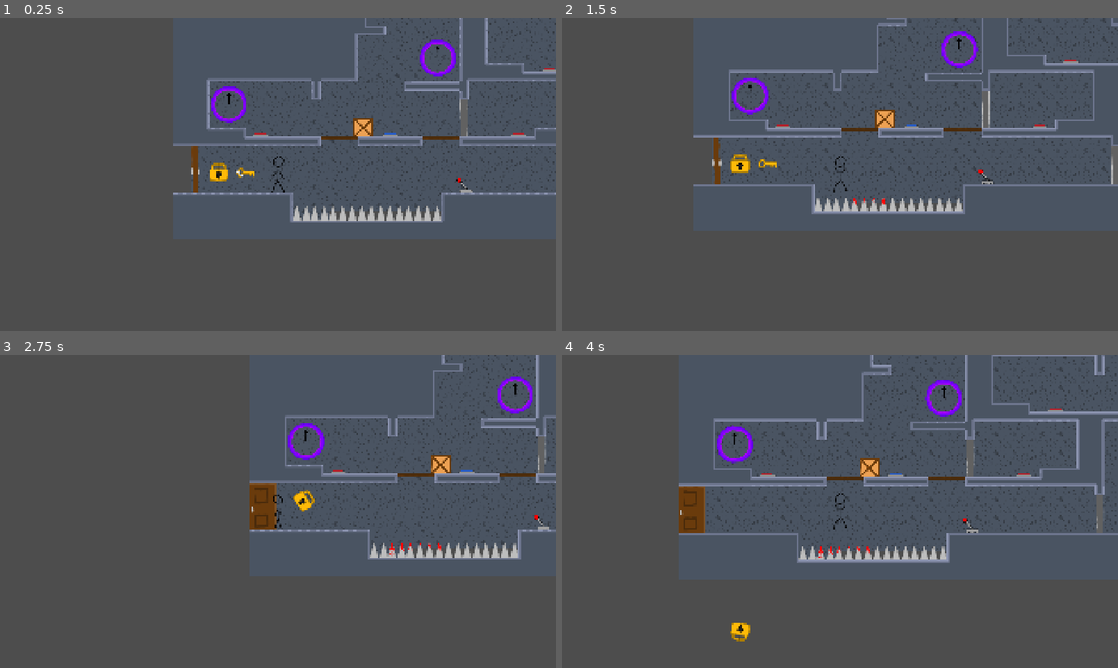
Above: before the commit, frames 1-4 (two rows, left to right).
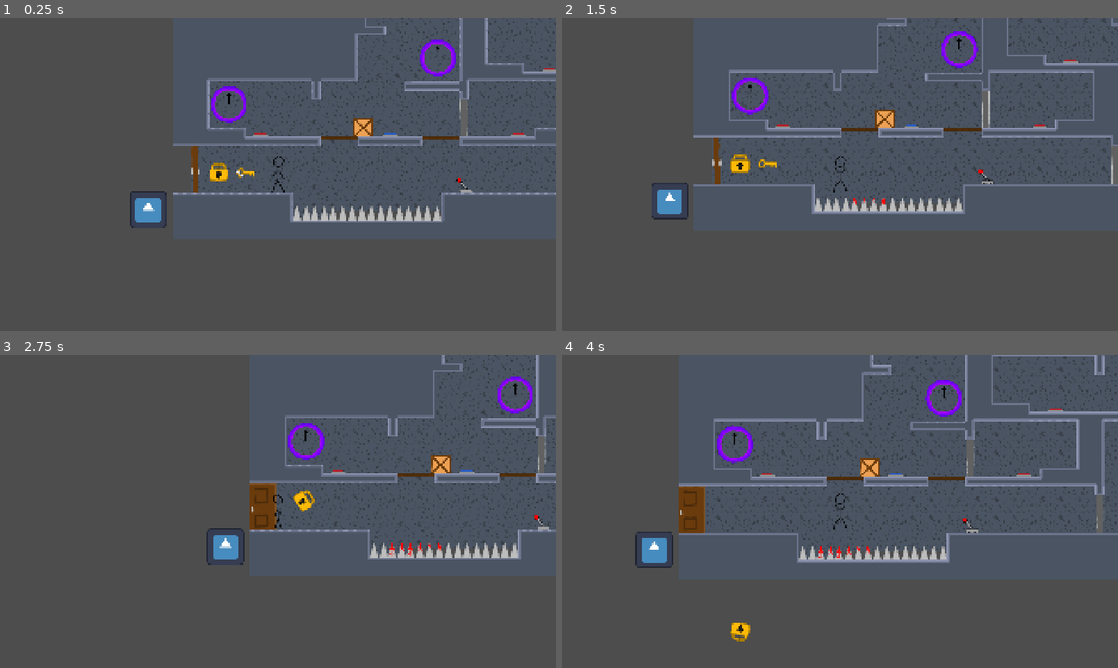
Above: after the commit, the same moments.

Repository: Crimbane/puzzle-platformer
Game: Godot game, scene res://Scenes/main.tscn
Same seed, same stepped clock (60 frames per second), same inputs: the game is played once before the commit and once after it. The engine's default icon, where the game draws it, is replaced by a stand-in: a white triangle on a blue panel in a dark square.
Inputs:
- Up to frame 1 (0.25 s): no input
- Up to frame 2 (1.5 s): hold D (Move Right) from 0.53 s (still down); tap C (Crouch) at 0.6 s; tap Space (Jump) at 0.77 s; tap E (Interact) at 1.35 s
- Up to frame 3 (2.75 s): tap Space (Jump) at 1.52 s; release D (Move Right) at 2.03 s; hold A (Move Left) from 2.03 s (still down); tap C (Crouch) at 2.1 s
- Up to frame 4 (4 s): release A (Move Left) at 2.78 s; hold D (Move Right) from 2.78 s (still down); tap E (Interact) at 2.85 s; tap Space (Jump) at 3.02, 3.77 s; tap C (Crouch) at 3.6 s

The runs differ from the first frame. In frame 1, 0.5% of the frame differs, in the area x 23-30%, y 55-68%; in frame 2, 0.4%; in frame 3, 0.5%; in frame 4, 0.5%, in the area x 13-53%, y 56-68%.

Commit message:
Main menu playable, Load next scene
Replaced sprites with scene objects.
Load next scene scene. Sceneception.
Lowered portal use volume.

Main and menu scenes got corrupted, but I fixed it.

Diff:
--- /dev/null
+++ b/Scenes/coins.tscn
@@ -0,0 +1,23 @@
+[gd_scene format=3 uid="uid://5rieeta81ud7"]
+
+[ext_resource type="Script" uid="uid://dg7ywtymmex71" path="res://coins.gd" id="1_m2shm"]
+[ext_resource type="AudioStream" uid="uid://dyv15iue4rk4v" path="res://Assets/Sounds/Key Pickup - Pick Up Jewlery A.wav" id="2_nolx5"]
+[ext_resource type="Texture2D" uid="uid://dhkeuo1yrjlc8" path="res://Assets/Art/Coin pile.png" id="3_voadd"]
+
+[sub_resource type="RectangleShape2D" id="RectangleShape2D_t1yug"]
+size = Vector2(32, 42)
+
+[node name="Coins" type="Area2D" unique_id=1205373579]
+script = ExtResource("1_m2shm")
+
+[node name="CollisionShape2D" type="CollisionShape2D" parent="." unique_id=1705282384]
+position = Vector2(-1, -1)
+shape = SubResource("RectangleShape2D_t1yug")
+
+[node name="AudioStreamPlayer2D" type="AudioStreamPlayer2D" parent="." unique_id=1334210927]
+stream = ExtResource("2_nolx5")
+volume_db = 2.761
+
+[node name="Sprite2D" type="Sprite2D" parent="." unique_id=925946306]
+scale = Vector2(0.36, 0.36)
+texture = ExtResource("3_voadd")
--- /dev/null
+++ b/Scenes/load_next_scene.tscn
@@ -0,0 +1,17 @@
+[gd_scene format=3 uid="uid://j8f1b3gybst2"]
+
+[ext_resource type="Script" uid="uid://c7jp3ati00tlj" path="res://load_next_scene.gd" id="1_0gh3a"]
+[ext_resource type="Texture2D" uid="uid://qya0wfq1g5qo" path="res://Assets/icon.svg" id="2_j0pbl"]
+
+[sub_resource type="RectangleShape2D" id="RectangleShape2D_t1yug"]
+size = Vector2(115, 115)
+
+[node name="Load Next Scene" type="Area2D" unique_id=97781926]
+script = ExtResource("1_0gh3a")
+
+[node name="Sprite2D" type="Sprite2D" parent="." unique_id=229385068]
+texture = ExtResource("2_j0pbl")
+
+[node name="CollisionShape2D" type="CollisionShape2D" parent="." unique_id=1070335768]
+position = Vector2(0.5, -0.5)
+shape = SubResource("RectangleShape2D_t1yug")
--- a/Scenes/main.tscn
+++ b/Scenes/main.tscn
@@ -18,6 +18,7 @@
 [ext_resource type="PackedScene" uid="uid://bwghxjlasmyb8" path="res://Scenes/wooden_platform.tscn" id="16_k12tt"]
 [ext_resource type="Texture2D" uid="uid://da81fcqu86xsc" path="res://Assets/Art/Door closed.png" id="17_b3802"]
 [ext_resource type="Texture2D" uid="uid://vloykh261yim" path="res://Assets/Art/Door open.png" id="18_fevyy"]
+[ext_resource type="PackedScene" uid="uid://j8f1b3gybst2" path="res://Scenes/load_next_scene.tscn" id="19_fevyy"]
 
 [sub_resource type="RectangleShape2D" id="RectangleShape2D_fjc7g"]
 size = Vector2(32, 160)
@@ -273,6 +274,10 @@
 [node name="Spikes2" parent="." unique_id=1516483598 instance=ExtResource("6_21xkr")]
 position = Vector2(2975, 667)
 
+[node name="Load Next Scene" parent="." unique_id=97781926 instance=ExtResource("19_fevyy")]
+position = Vector2(717, 2683)
+nextScenePath = "uid://cewqlvpyoluew"
+
 [connection signal="body_entered" from="Spikes/Spikes1" to="Player" method="_on_spikes_body_entered"]
 [connection signal="leverInteract" from="Player" to="Lever" method="_on_lever_interacted"]
 [connection signal="body_entered" from="Lever" to="Player" method="_on_lever_body_entered"]
--- a/Assets/Art/main_menu_art.tscn
+++ b/Scenes/main_menu.tscn
@@ -1,20 +1,21 @@
 [gd_scene format=4 uid="uid://cewqlvpyoluew"]
 
-[ext_resource type="PackedScene" uid="uid://cq0hjewwabrwo" path="res://Scenes/tile_map_layer.tscn" id="1_sc8nw"]
-[ext_resource type="Texture2D" uid="uid://cvncb3jas403" path="res://Assets/Art/Spikes blood big.png" id="2_fe071"]
-[ext_resource type="Texture2D" uid="uid://y2jvyo8tec8p" path="res://Assets/Art/Spikes blood 2.png" id="3_765p0"]
-[ext_resource type="Texture2D" uid="uid://ec8mqaqp1wq" path="res://Assets/Art/Key.png" id="4_r3km6"]
-[ext_resource type="Texture2D" uid="uid://da81fcqu86xsc" path="res://Assets/Art/Door closed.png" id="5_pcwj3"]
-[ext_resource type="Texture2D" uid="uid://cw34n3lwsp03h" path="res://Assets/Art/Lock.png" id="7_rqxyr"]
-[ext_resource type="Texture2D" uid="uid://b015if8axqh78" path="res://Assets/Art/Spikes.png" id="8_6k6ty"]
-[ext_resource type="Texture2D" uid="uid://4ikl0k5nvxsh" path="res://Assets/Art/Wooden platform.png" id="9_7agwx"]
-[ext_resource type="Texture2D" uid="uid://c4yb8b7bjr6c4" path="res://Assets/Art/Tiles/Background.png" id="10_765p0"]
-[ext_resource type="Texture2D" uid="uid://bb2w7f6wp3bin" path="res://Assets/Art/Box.png" id="10_enqu0"]
-[ext_resource type="Texture2D" uid="uid://sw7273i5v3l3" path="res://Assets/Art/Chest.png" id="11_r3km6"]
-[ext_resource type="Texture2D" uid="uid://dhkeuo1yrjlc8" path="res://Assets/Art/Coin pile.png" id="12_pcwj3"]
+[ext_resource type="PackedScene" uid="uid://bdw1uarwohnlv" path="res://Scenes/player.tscn" id="1_5egv6"]
+[ext_resource type="PackedScene" uid="uid://cq0hjewwabrwo" path="res://Scenes/tile_map_layer.tscn" id="2_vtepg"]
+[ext_resource type="Texture2D" uid="uid://da81fcqu86xsc" path="res://Assets/Art/Door closed.png" id="3_8dnnj"]
+[ext_resource type="Texture2D" uid="uid://c4yb8b7bjr6c4" path="res://Assets/Art/Tiles/Background.png" id="4_m3bi6"]
+[ext_resource type="Texture2D" uid="uid://sw7273i5v3l3" path="res://Assets/Art/Chest.png" id="5_wyh8j"]
+[ext_resource type="PackedScene" uid="uid://qym1xj7gedbt" path="res://Scenes/spikes.tscn" id="6_ujyyl"]
+[ext_resource type="PackedScene" uid="uid://du40u4yaavxrc" path="res://Scenes/key.tscn" id="7_mkpwh"]
+[ext_resource type="PackedScene" uid="uid://bwghxjlasmyb8" path="res://Scenes/wooden_platform.tscn" id="8_4nkqq"]
+[ext_resource type="PackedScene" uid="uid://c1oavcobkgy8b" path="res://Scenes/box.tscn" id="9_ehtkc"]
+[ext_resource type="PackedScene" uid="uid://d2bmvbksqq2fv" path="res://Scenes/lock.tscn" id="10_6dk6o"]
+[ext_resource type="PackedScene" uid="uid://5rieeta81ud7" path="res://Scenes/coins.tscn" id="11_jr6u5"]
+[ext_resource type="PackedScene" uid="uid://j8f1b3gybst2" path="res://Scenes/load_next_scene.tscn" id="12_6m47u"]
+[ext_resource type="Texture2D" uid="uid://vloykh261yim" path="res://Assets/Art/Door open.png" id="14_vtepg"]
 
 [sub_resource type="TileSetAtlasSource" id="TileSetAtlasSource_okp8f"]
-texture = ExtResource("10_765p0")
+texture = ExtResource("4_m3bi6")
 texture_region_size = Vector2i(32, 32)
 0:0/0 = 0
 0:1/0 = 0
@@ -25,72 +26,88 @@
 tile_size = Vector2i(32, 32)
 sources/0 = SubResource("TileSetAtlasSource_okp8f")
 
+[sub_resource type="RectangleShape2D" id="RectangleShape2D_8dnnj"]
+size = Vector2(32, 160)
+
 [node name="Main menu art" type="Node" unique_id=1993291430]
 
-[node name="TileMapLayer" parent="." unique_id=1070660664 instance=ExtResource("1_sc8nw")]
+[node name="Player" parent="." unique_id=1687183133 instance=ExtResource("1_5egv6")]
+position = Vector2(1156, 648)
+
+[node name="TileMapLayer" parent="." unique_id=1070660664 instance=ExtResource("2_vtepg")]
 tile_map_data = PackedByteArray("AAAAABsAAgAJAAEAAAABABsAAgAHAAAAAAACABsAAgAHAAAAAAADABsAAgAHAAAAAAAEABsAAgAHAAAAAAAFAB …(8656 unchanged characters)…
-
-[node name="SpikesBlood2" type="Sprite2D" parent="." unique_id=423690683]
-position = Vector2(1685.9125, 830.5)
-texture = ExtResource("2_fe071")
-
-[node name="SpikesBlood3" type="Sprite2D" parent="." unique_id=573960068]
-position = Vector2(1854.9125, 724.5)
-rotation = 4.712389
-texture = ExtResource("3_765p0")
-
-[node name="Key" type="Sprite2D" parent="." unique_id=627963341]
-position = Vector2(1831.9125, 823.5)
-texture = ExtResource("4_r3km6")
-
-[node name="DoorClosed" type="Sprite2D" parent="." unique_id=137340688]
-position = Vector2(250.9125, 784.5)
-scale = Vector2(1, 0.98)
-texture = ExtResource("5_pcwj3")
-
-[node name="Lock" type="Sprite2D" parent="." unique_id=521414292]
-position = Vector2(307.9125, 778.5)
-texture = ExtResource("7_rqxyr")
-
-[node name="Spikes" type="Sprite2D" parent="." unique_id=1725669642]
-position = Vector2(1572.9125, 831.5)
-texture = ExtResource("3_765p0")
-
-[node name="Spikes2" type="Sprite2D" parent="." unique_id=1636668460]
-position = Vector2(1854.9125, 611.5)
-rotation = 4.712389
-texture = ExtResource("8_6k6ty")
-
-[node name="WoodenPlatform" type="Sprite2D" parent="." unique_id=1668684397]
-position = Vector2(1535.9125, 681.5)
-texture = ExtResource("9_7agwx")
-
-[node name="Box" type="Sprite2D" parent="." unique_id=285589692]
-position = Vector2(1575.9125, 644.5)
-scale = Vector2(0.5, 0.5)
-texture = ExtResource("10_enqu0")
-
-[node name="WoodenPlatform2" type="Sprite2D" parent="." unique_id=1615168912]
-position = Vector2(1407.9125, 681.5)
-texture = ExtResource("9_7agwx")
+metadata/_edit_lock_ = true
 
 [node name="TileMapBackground" type="TileMapLayer" parent="." unique_id=2020845522]
 z_index = -10
 tile_map_data = PackedByteArray("AAABAAcAAAACAAAAAAABAAgAAAACAAAAAAABAAkAAAACAAAAAAABAAoAAAACAAAAAAABAAsAAAACAAAAAAACAA …(23824 unchanged characters)…
 tile_set = SubResource("TileSet_rqxyr")
+metadata/_edit_lock_ = true
 
 [node name="Chest" type="Sprite2D" parent="." unique_id=869521862]
 position = Vector2(78.9125, 830.5)
 scale = Vector2(0.695, 0.695)
-texture = ExtResource("11_r3km6")
+texture = ExtResource("5_wyh8j")
 
-[node name="CoinPile" type="Sprite2D" parent="." unique_id=948002212]
-position = Vector2(146, 848.99994)
-scale = Vector2(0.36, 0.36)
-texture = ExtResource("12_pcwj3")
+[node name="Spikes3" parent="." unique_id=1336630672 instance=ExtResource("6_ujyyl")]
+position = Vector2(1573, 832)
+spikeSprite = "Blood2"
 
-[node name="CoinPile2" type="Sprite2D" parent="." unique_id=1442023172]
+[node name="Spikes" parent="." unique_id=681417153 instance=ExtResource("6_ujyyl")]
+position = Vector2(1686, 831)
+spikeSprite = "Big blood"
+
+[node name="Spikes4" parent="." unique_id=1726411069 instance=ExtResource("6_ujyyl")]
+position = Vector2(1855, 582)
+rotation = 4.712389
+
+[node name="Spikes2" parent="." unique_id=907053795 instance=ExtResource("6_ujyyl")]
+position = Vector2(1855, 695)
+rotation = 4.712389
+spikeSprite = "Blood2"
+
+[node name="Key" parent="." unique_id=397903744 instance=ExtResource("7_mkpwh")]
+position = Vector2(1832, 824)
+
+[node name="WoodenPlatform3" parent="." unique_id=404044254 instance=ExtResource("8_4nkqq")]
+position = Vector2(1408, 682)
+
+[node name="WoodenPlatform" parent="." unique_id=1627728323 instance=ExtResource("8_4nkqq")]
+position = Vector2(1536, 682)
+
+[node name="Box2" parent="." unique_id=210537248 groups=["Boxes"] instance=ExtResource("9_ehtkc")]
+position = Vector2(1576, 644)
+
+[node name="Lock2" parent="." unique_id=1539881253 node_paths=PackedStringArray("finalDoor") instance=ExtResource("10_6dk6o")]
+position = Vector2(309, 778)
+finalDoor = NodePath("../Final Door")
+
+[node name="Coins" parent="." unique_id=1205373579 instance=ExtResource("11_jr6u5")]
+position = Vector2(147, 849)
+
+[node name="Coins2" parent="." unique_id=36186082 instance=ExtResource("11_jr6u5")]
 z_index = -1
-position = Vector2(181.9125, 868.5)
-scale = Vector2(0.36, 0.36)
-texture = ExtResource("12_pcwj3")
+position = Vector2(182, 869)
+
+[node name="Final Door" type="StaticBody2D" parent="." unique_id=865486102]
+position = Vector2(247, 786)
+metadata/_edit_group_ = true
+
+[node name="ClosedSprite" type="Sprite2D" parent="Final Door" unique_id=1032133209]
+position = Vector2(3.2500038, -3.71933e-05)
+scale = Vector2(0.95185184, 0.9696965)
+texture = ExtResource("3_8dnnj")
+
+[node name="OpenedSprite" type="Sprite2D" parent="Final Door" unique_id=1316699376]
+visible = false
+position = Vector2(34.5, 0)
+rotation = 3.1415927
+scale = Vector2(0.67407405, 0.9696965)
+texture = ExtResource("14_vtepg")
+
+[node name="Collision" type="CollisionShape2D" parent="Final Door" unique_id=2094935735]
+shape = SubResource("RectangleShape2D_8dnnj")
+
+[node name="Load Next Scene" parent="." unique_id=97781926 instance=ExtResource("12_6m47u")]
+position = Vector2(1187, 451)
+nextScenePath = "uid://d126xwa5j1d5"
--- a/Scenes/portal.tscn
+++ b/Scenes/portal.tscn
@@ -47,11 +47,11 @@
 
 [node name="Portal Use" type="AudioStreamPlayer2D" parent="." unique_id=1027674236]
 stream = ExtResource("6_vcl8t")
-volume_db = -5.521
+volume_db = -13.0
 
 [node name="Portal Teleport" type="AudioStreamPlayer2D" parent="." unique_id=616080570]
 stream = ExtResource("7_bt0xm")
-volume_db = 4.0
+volume_db = 2.0
 
 [node name="Portal Startup" type="AudioStreamPlayer2D" parent="." unique_id=1278435642]
 stream = ExtResource("8_bt0xm")
--- a/Scripts/spikes.gd
+++ b/Scripts/spikes.gd
@@ -1,3 +1,4 @@
+@tool
 extends Area2D
 
 var randomNumber = RandomNumberGenerator.new()
@@ -5,10 +6,15 @@
 @onready var soundBlood: AudioStreamPlayer2D = $"Blood Sound"
 @onready var soundBloodBig: AudioStreamPlayer2D = $"Big Blood Sound"
 
+@export_enum("Normal", "Blood", "Blood2", "Big blood", "Big blood2") var spikeSprite: String = "Normal":
+	set(value):
+		spikeSprite = value
+		updateSprite()
 
 func _ready() -> void:
 	body_entered.connect(_on_body_entered)
 	spriteNumberSelector = randomNumber.randi_range(1, 2)
+	updateSprite()
 
 func _on_body_entered(body: Node2D) -> void:
 	# Check if the thing that touched the spike is the Player
@@ -19,6 +25,9 @@
 
 func bloodSpikes() -> void:
 	soundBlood.play()
+	if $AnimatedSprite2D.animation == "big blood" or $AnimatedSprite2D.animation == "big blood2":
+		soundBloodBig.play()
+
 	if $AnimatedSprite2D.animation == "blood":
 		$AnimatedSprite2D.animation = "big blood"
 		soundBloodBig.play()
@@ -28,7 +37,19 @@
 		soundBloodBig.play()
 		return
 
-	if spriteNumberSelector == 1:
+	if spriteNumberSelector == 1 and $AnimatedSprite2D.animation == "default":
 		$AnimatedSprite2D.animation = "blood"
-	elif spriteNumberSelector == 2:
+	elif spriteNumberSelector == 2 and $AnimatedSprite2D.animation == "default":
 		$AnimatedSprite2D.animation = "blood2"
+
+func updateSprite() -> void:
+	var animatedSprite = get_node_or_null("AnimatedSprite2D")
+	if animatedSprite:
+		if spikeSprite == "Blood":
+			$AnimatedSprite2D.animation = "blood"
+		elif spikeSprite == "Blood2":
+			$AnimatedSprite2D.animation = "blood2"
+		elif spikeSprite == "Big blood":
+			$AnimatedSprite2D.animation = "big blood"
+		elif spikeSprite == "Big blood2":
+			$AnimatedSprite2D.animation = "big blood 2"
--- /dev/null
+++ b/coins.gd
@@ -0,0 +1,11 @@
+extends Area2D
+
+@onready var audioSound: AudioStreamPlayer2D = $AudioStreamPlayer2D
+
+
+func _ready() -> void:
+	body_entered.connect(_on_body_entered)
+
+func _on_body_entered(body: Node2D) -> void:
+	if body.is_in_group("Player"):
+			audioSound.play()
--- /dev/null
+++ b/load_next_scene.gd
@@ -0,0 +1,19 @@
+extends Area2D
+
+# using change to packed scene can corrupt file when you use export packed scene
+
+@export_file("*.tscn") var nextScenePath: String
+
+func _ready() -> void:
+	body_entered.connect(_on_body_entered)
+
+
+func _on_body_entered(body: Node2D) -> void:
+	if body.is_in_group("Player"):
+			call_deferred("loadNextScene")
+
+func loadNextScene() -> void:
+	if nextScenePath != "":
+		get_tree().change_scene_to_file(nextScenePath)
+	else:
+		print("Warning: No next scene path assigned in the Inspector")
Not shown, added: coins.gd.uid
Not shown, added: load_next_scene.gd.uid
